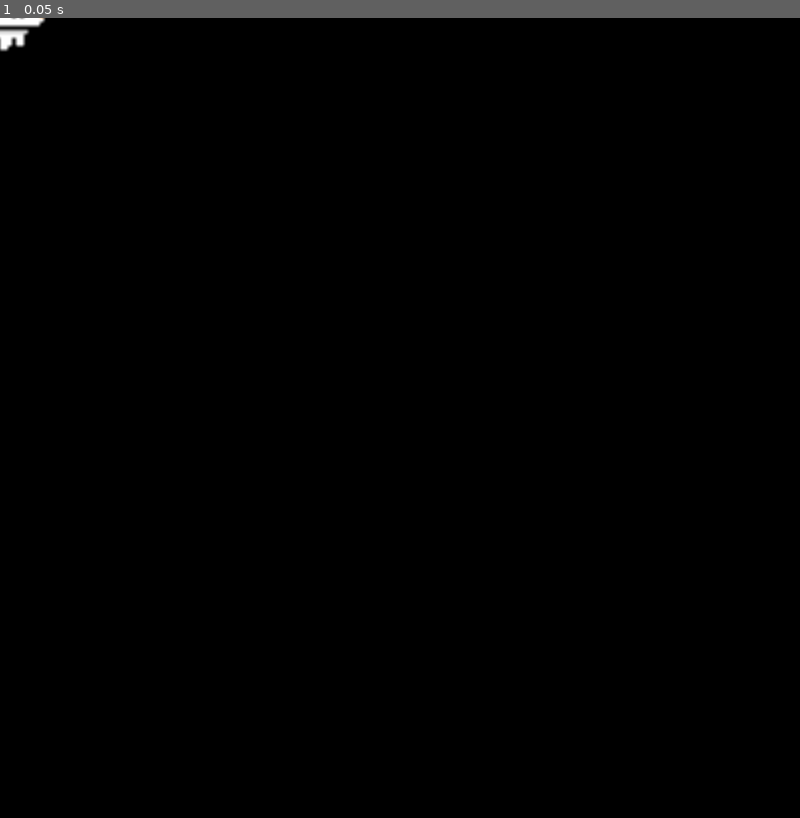
Above: before the commit, frame 1.
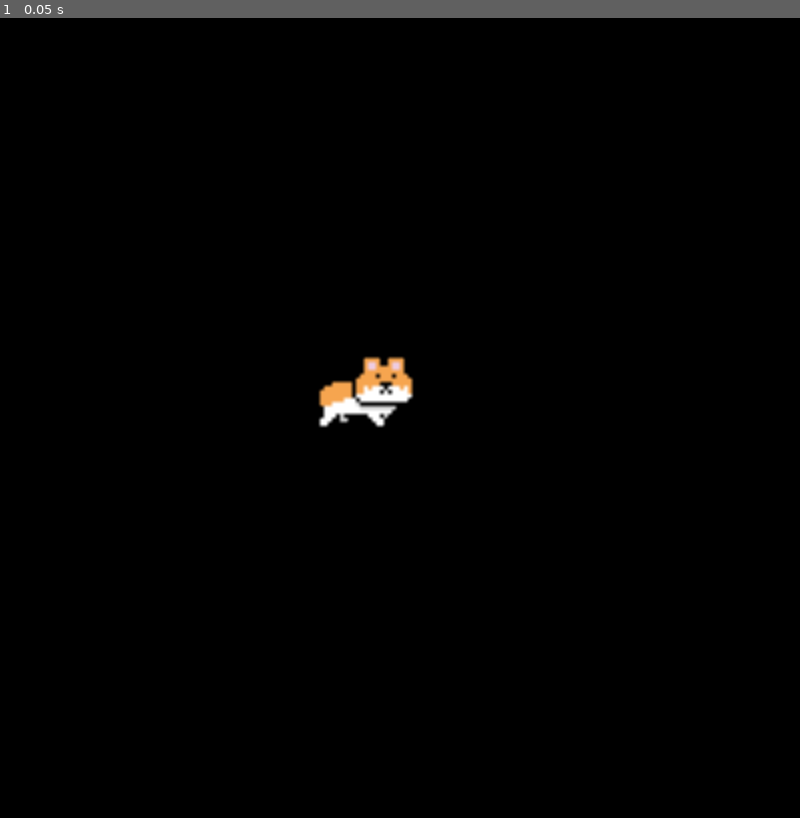
Above: after the commit, the same moment.

Repository: sasukeop108/Desktop-pet
Game: Godot game, scene res://node_2d.tscn
Same seed, same stepped clock (60 frames per second), same inputs: the game is played once before the commit and once after it. Before the commit the project has no main scene; this scene is started directly in both runs.
Inputs:
- Up to frame 1 (0.05 s): no input

The runs differ from the first frame. In frame 1, 0.9% of the frame differs, in the area x 0-52%, y 0-52%.

Commit message:
added the movement features

Diff:
--- a/node_2d.gd
+++ b/node_2d.gd
@@ -1,10 +1,25 @@
 extends Node2D
 
-var speed = 500
+var speed = 300
 var direction = Vector2(1,0)
+var screen_size = Vector2()
+var window_size = Vector2(200,200)
+
+func _ready():
+	screen_size = Vector2(DisplayServer.screen_get_size())
 
 func _physics_process(delta: float) -> void:
 	var window_position = Vector2(DisplayServer.window_get_position())
 	window_position += direction * speed * delta
 	print(window_position)
+
+	window_position.x = clamp(window_position.x , 0, screen_size.x - window_size.x)
+	window_position.y = clamp(window_position.y, 0, screen_size.y - window_size.y)
+
 	DisplayServer.window_set_position(Vector2i(window_position))
+
+	if window_position.x <= 0 or window_position.x >= screen_size.x - window_size.x:
+		direction.x *= -1
+
+	if  window_position.y <=0 or window_position.y >= screen_size.y - window_size.y:
+		direction.y *= -1
--- a/node_2d.tscn
+++ b/node_2d.tscn
@@ -76,16 +76,15 @@
 size = Vector2(37, 31)
 
 [node name="Node2D" type="Node2D" unique_id=150113198]
+position = Vector2(92, 94)
 script = ExtResource("1_0e48y")
 
 [node name="AnimatedSprite2D" type="AnimatedSprite2D" parent="." unique_id=2018999225]
 sprite_frames = SubResource("SpriteFrames_xnw01")
 animation = &"walk"
-frame = 3
-frame_progress = 0.61971456
 
 [node name="Area2D" type="Area2D" parent="AnimatedSprite2D" unique_id=1305837367]
 
 [node name="CollisionShape2D" type="CollisionShape2D" parent="AnimatedSprite2D/Area2D" unique_id=1727554011]
-position = Vector2(0.5, -1.5)
+position = Vector2(0, -1)
 shape = SubResource("RectangleShape2D_gmt2t")
--- a/project.godot
+++ b/project.godot
@@ -11,6 +11,7 @@
 [application]
 
 config/name="Desktop-pet-v1"
+run/main_scene="uid://da6hevwyh0tkx"
 config/features=PackedStringArray("4.7", "GL Compatibility")
 config/icon="res://icon.svg"
 
